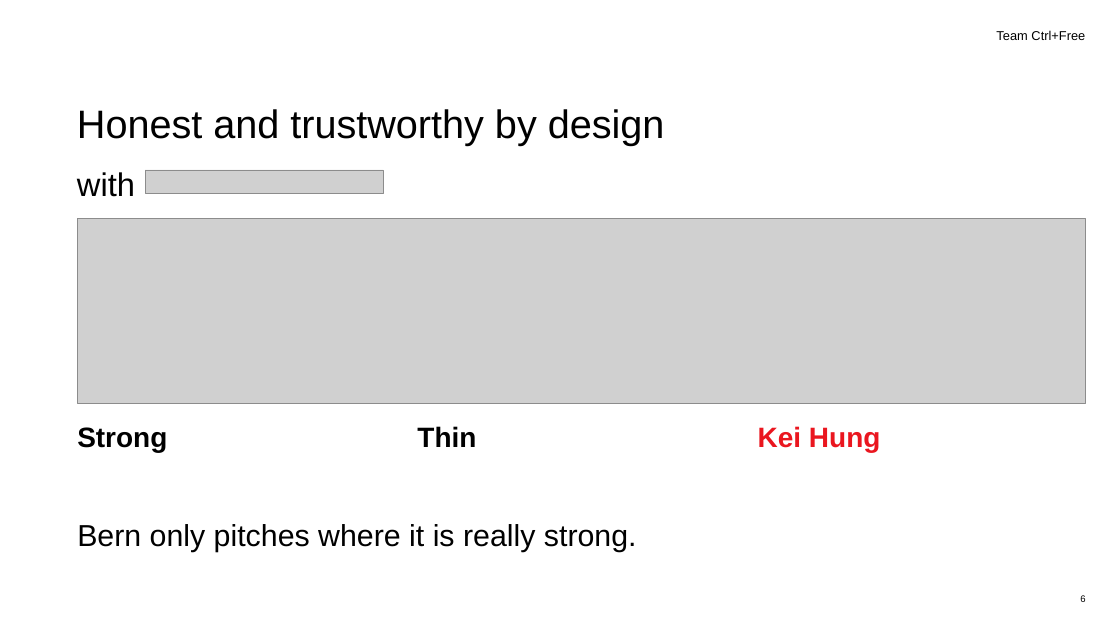
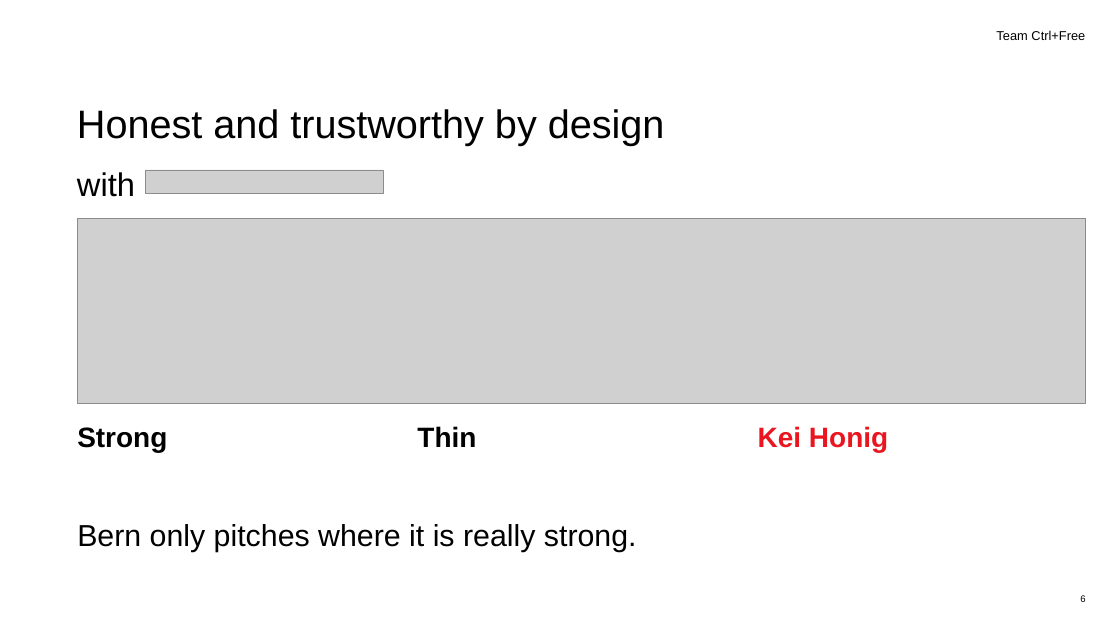
Before and after one commit to beSaif/mutz, a slide deck: slide 6 of research/Mutz_Pitch_lean_animated.pptx. Drawn at 1120x630 pixels with LibreOffice and Linux fonts; fonts in the diff are those of the drawing; grey boxes stand for pictures; background and template pictures are left out. Boxes give left, top, right and bottom in pixels: in the first picture for what was removed or moved away, otherwise in the second. Text is boxed around its words. In the diff, an @@ line names an element or a change of style, - is before the commit and + after.

```diff
--- a/research/Mutz_Pitch_lean_animated.pptx
+++ b/research/Mutz_Pitch_lean_animated.pptx
@@ text at <box>758,426,888,453</box>: text changed @@
-Kei Hung
+Kei Honig
```
Also in this commit, not shown: 5 other files.
